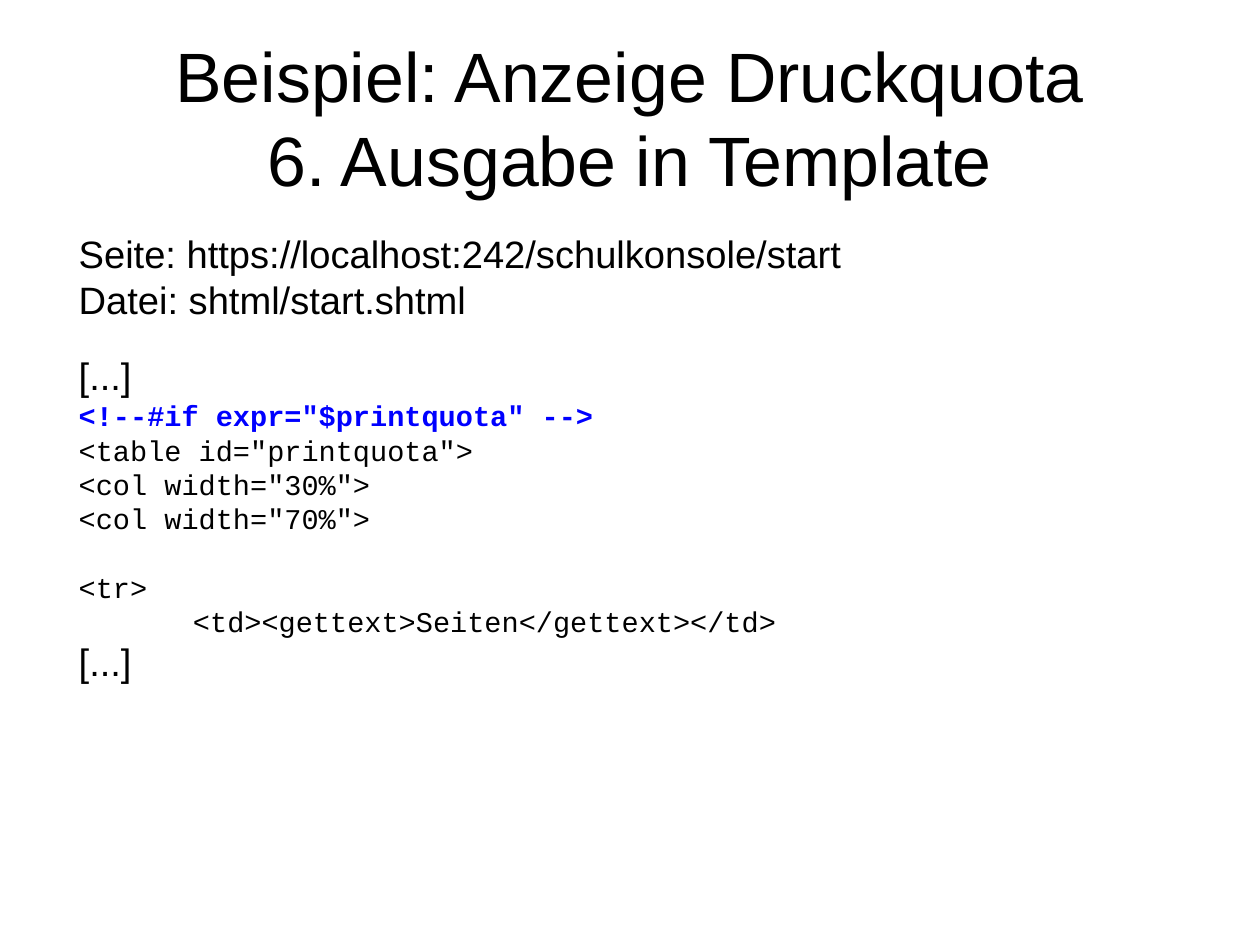
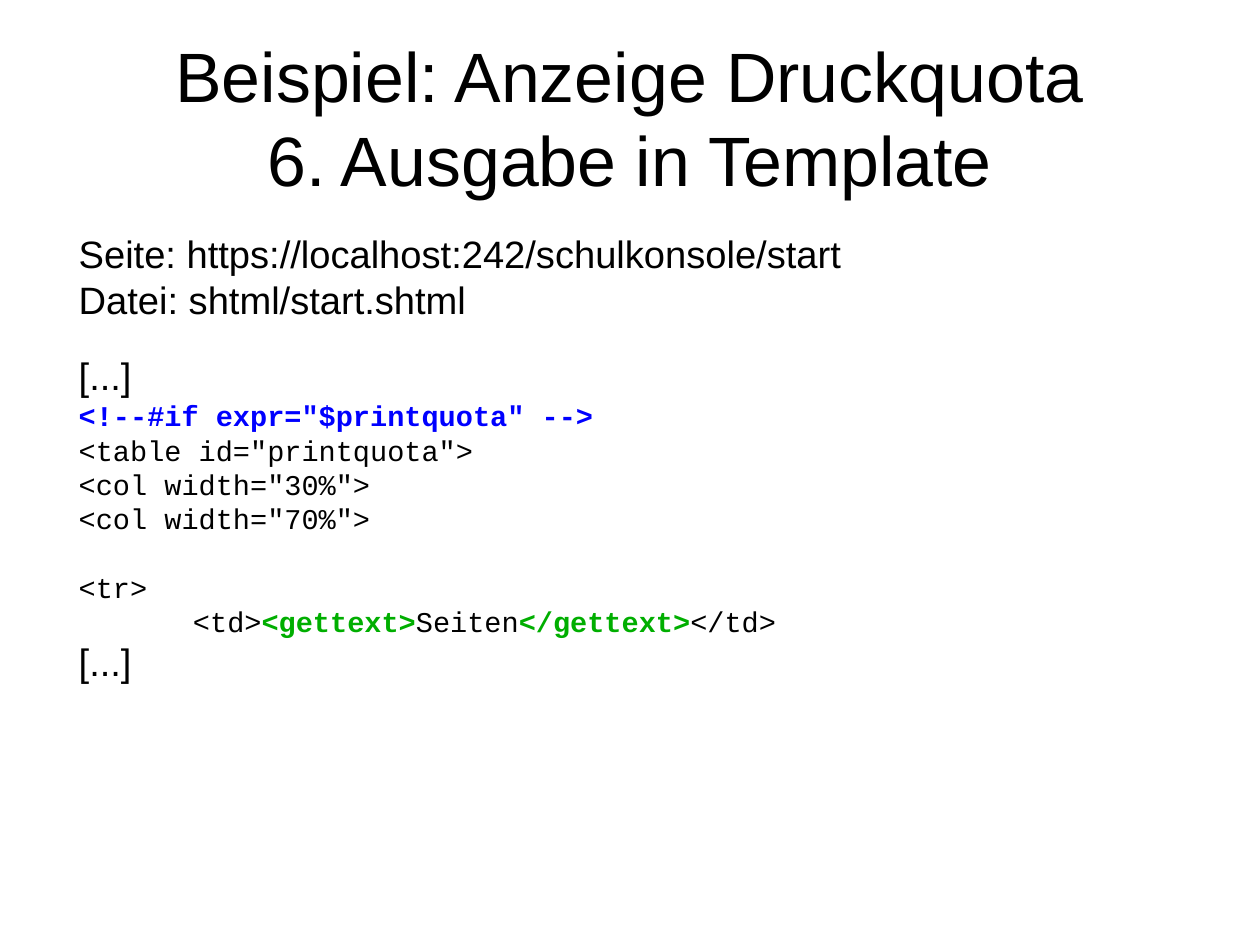
Before and after one commit to linuxmuster/linuxmuster-schulkonsole, a slide deck: slide 28 of doc/praesentation-2012.odp. Drawn at 1260x945 pixels with LibreOffice and Linux fonts; fonts in the diff are those of the drawing. Boxes give left, top, right and bottom in pixels: in the first picture for what was removed or moved away, otherwise in the second. Text is boxed around its words. In the diff, an @@ line names an element or a change of style, - is before the commit and + after.

```diff
--- a/doc/praesentation-2012.odp
+++ b/doc/praesentation-2012.odp
@@ text at (193, 612, 776, 638): text colour #000000 to #00AE00, bold on in "<td><gettext>Seiten</gettext></td>" @@
```
Also in this commit, not shown: 5 other slides changed, 1 slide added.
